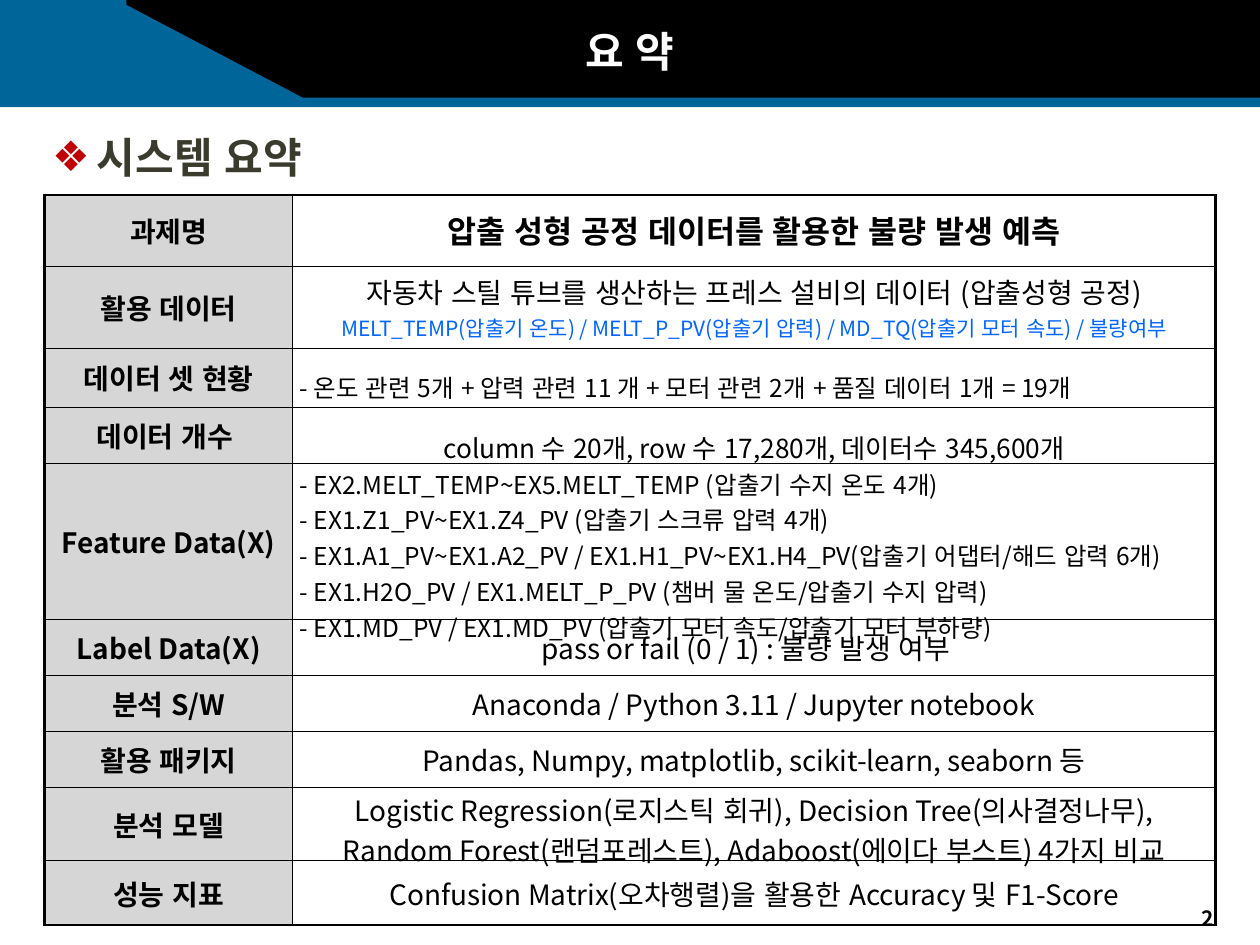
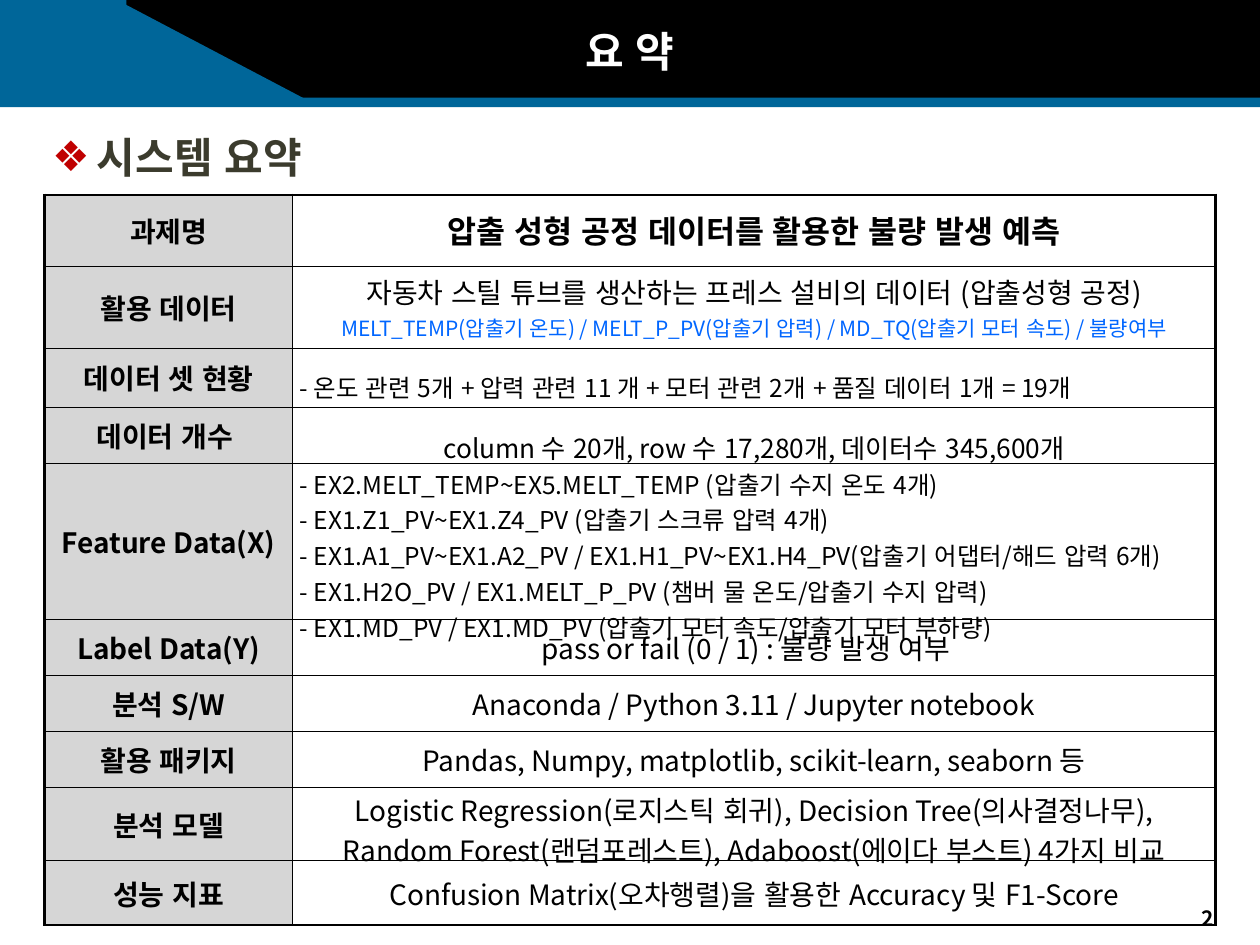
Before and after one commit to sakura09040904/Portfolio, a slide deck: slide 2 of 2. 1학년2학기/2. 산업빅데이터 분석 실제/10주차_과제_발표자료.pptx. Drawn at 1260x945 pixels with LibreOffice and Linux fonts; fonts in the diff are those of the drawing; background and template pictures are left out. Boxes give left, top, right and bottom in pixels: in the first picture for what was removed or moved away, otherwise in the second. Text is boxed around its words. In the diff, an @@ line names an element or a change of style, - is before the commit and + after.

```diff
--- a/2. 1학년2학기/2. 산업빅데이터 분석 실제/10주차_과제_발표자료.pptx
+++ b/2. 1학년2학기/2. 산업빅데이터 분석 실제/10주차_과제_발표자료.pptx
@@ table at [44, 195, 1215, 926] @@
-row 6, column 1: Label Data(X)
+row 6, column 1: Label Data(Y)
```
Also in this commit, not shown: 17 other files.
